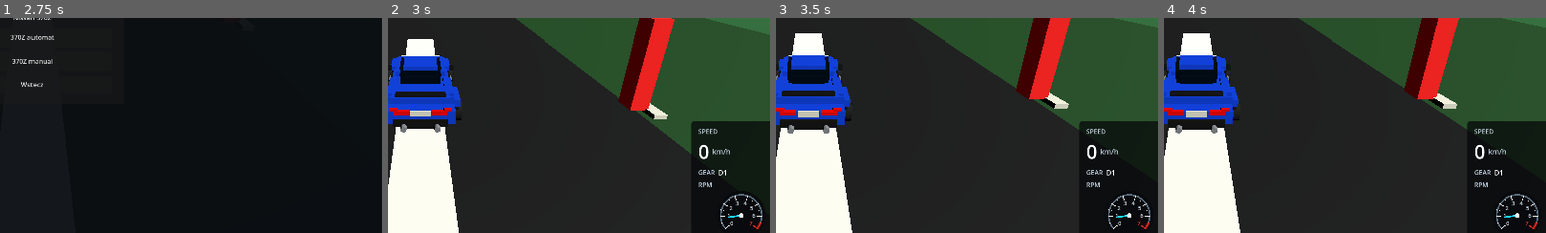
Above: before the commit, frames 1-4 (left to right).
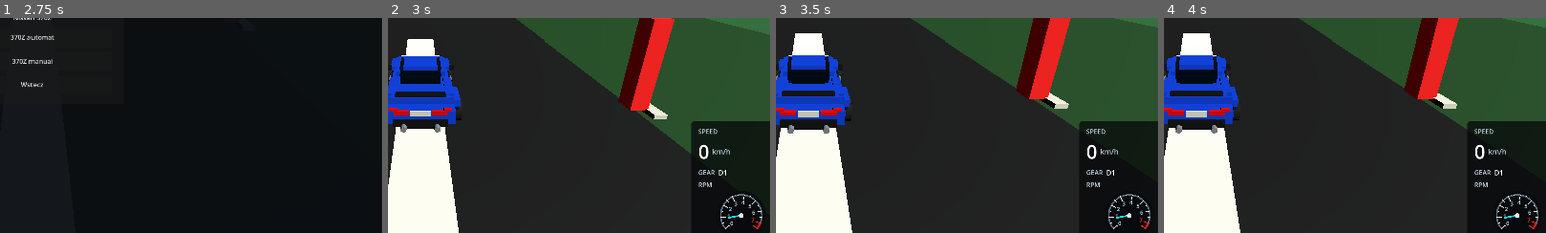
Above: after the commit, the same moments.

Repository: Dziuras98/car-game
Game: Godot game, scene res://scenes/startup.tscn
The game is run twice, just before and just after one commit, with the same random seed, the same clock (stepped at 60 frames per second) and the same inputs.
Inputs:
- Up to frame 1 (2.75 s): click "Dowolny" at 0.5 s; click "Prosty owal" at 1.25 s; click "Nissan 370Z" at 2 s
- Up to frame 2 (3 s): click "370Z automat" at 2.75 s
- Up to frame 3 (3.5 s): no input
- Up to frame 4 (4 s): hold Right (steer-right) from 3.53 s (still down); tap C (camera-back) at 3.6 s
The pictures show only the part of the screen within x 46-96%, y 45-95%; the shares and areas given below are measured in that part.

Frame 1 is identical in both runs. In frame 2, 0.2% of the frame differs, in the area x 87-98%, y 82-97%; in frame 3, 0.2%; in frame 4, 0.2%.
Error before the commit: Invalid access to property or key 'rev_limiter_rpm' on a base object of type 'CharacterBody3D (PlayerCarController)'. (res://scripts/ui/speedometer.gd:71)

Commit message:
Fix speedometer binding to selected car specs
Read tachometer limits from the selected variant's CarSpecs resource instead of removed PlayerCarController properties. Add a focused regression test for automatic 370Z speedometer binding and visible mesh geometry.

Diff:
--- /dev/null
+++ b/scripts/tests/speedometer_car_binding_test.gd
@@ -0,0 +1,94 @@
+extends SceneTree
+
+const SPEEDOMETER_SCENE: PackedScene = preload("res://scenes/ui/speedometer.tscn")
+const AUTOMATIC_CAR_SCENE: PackedScene = preload("res://scenes/cars/370zat.tscn")
+
+var _checks: int = 0
+var _failures: Array[String] = []
+
+
+func _initialize() -> void:
+	call_deferred("_run")
+
+
+func _run() -> void:
+	var test_root: Node3D = Node3D.new()
+	test_root.name = "SpeedometerCarBindingTestRoot"
+	get_root().add_child(test_root)
+
+	var car: PlayerCarController = AUTOMATIC_CAR_SCENE.instantiate() as PlayerCarController
+	_expect(car != null, "automatic 370Z scene instantiates as PlayerCarController")
+	if car == null:
+		test_root.queue_free()
+		_finish()
+		return
+
+	test_root.add_child(car)
+	var speedometer: CanvasLayer = SPEEDOMETER_SCENE.instantiate() as CanvasLayer
+	_expect(speedometer != null, "speedometer scene instantiates")
+	if speedometer == null:
+		test_root.queue_free()
+		_finish()
+		return
+
+	test_root.add_child(speedometer)
+	await process_frame
+	await process_frame
+
+	_expect(car.car_specs != null, "spawned automatic car provides CarSpecs")
+	_expect(_count_visible_meshes(car) > 0, "spawned automatic car contains visible mesh geometry")
+
+	speedometer.call("set_target_node", car)
+	await process_frame
+
+	var gauge: TachometerGauge = speedometer.get_node_or_null(
+		"Panel/VBoxContainer/TachometerGauge"
+	) as TachometerGauge
+	_expect(gauge != null, "speedometer exposes its tachometer gauge")
+	if gauge != null and car.car_specs != null:
+		_expect(
+			is_equal_approx(gauge.max_rpm, car.car_specs.rev_limiter_rpm),
+			"tachometer maximum RPM comes from the selected car specs"
+		)
+		_expect(
+			is_equal_approx(gauge.redline_rpm, car.car_specs.redline_rpm),
+			"tachometer redline comes from the selected car specs"
+		)
+
+	test_root.queue_free()
+	await process_frame
+	_finish()
+
+
+func _count_visible_meshes(node: Node) -> int:
+	var count: int = 0
+	if node is MeshInstance3D and (node as MeshInstance3D).is_visible_in_tree():
+		count += 1
+	for child: Node in node.get_children():
+		count += _count_visible_meshes(child)
+	return count
+
+
+func _expect(condition: bool, message: String) -> void:
+	_checks += 1
+	if condition:
+		print("[SPEEDOMETER_BINDING_TEST][PASS] %s" % message)
+		return
+
+	_failures.append(message)
+	push_error("[SPEEDOMETER_BINDING_TEST][FAIL] %s" % message)
+
+
+func _finish() -> void:
+	if _failures.is_empty():
+		print("[SPEEDOMETER_BINDING_TEST] Passed: %d checks" % _checks)
+		quit(0)
+		return
+
+	push_error(
+		"[SPEEDOMETER_BINDING_TEST] Failed: %d failure(s), %d checks"
+		% [_failures.size(), _checks]
+	)
+	for failure_message: String in _failures:
+		push_error("[SPEEDOMETER_BINDING_TEST] - %s" % failure_message)
+	quit(1)
--- a/scripts/ui/speedometer.gd
+++ b/scripts/ui/speedometer.gd
@@ -67,8 +67,12 @@
 	if _car == null or _tachometer_gauge == null or _configured_car == _car:
 		return
 
+	var specs: CarSpecs = _car.car_specs
+	if specs == null:
+		return
+
 	_configured_car = _car
-	_tachometer_gauge.configure_range(_car.rev_limiter_rpm, _car.redline_rpm)
+	_tachometer_gauge.configure_range(specs.rev_limiter_rpm, specs.redline_rpm)
 
 
 func _resolve_target_node() -> PlayerCarController:
Not shown, changed: docs/continuous_integration.md
Not shown, changed: scripts/ci/run_tests.ps1
